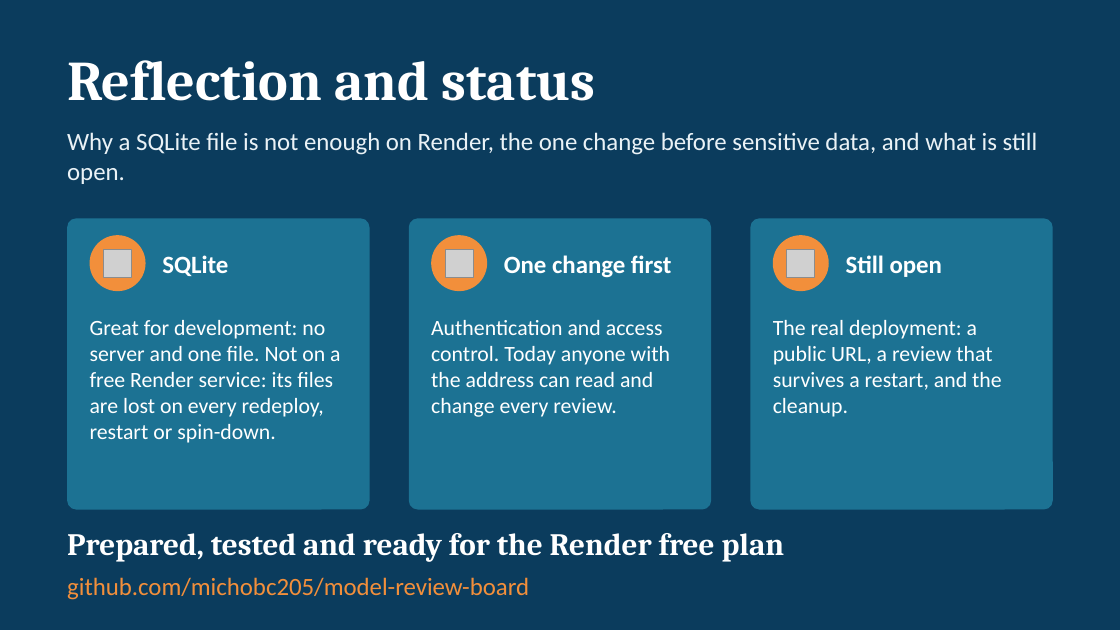
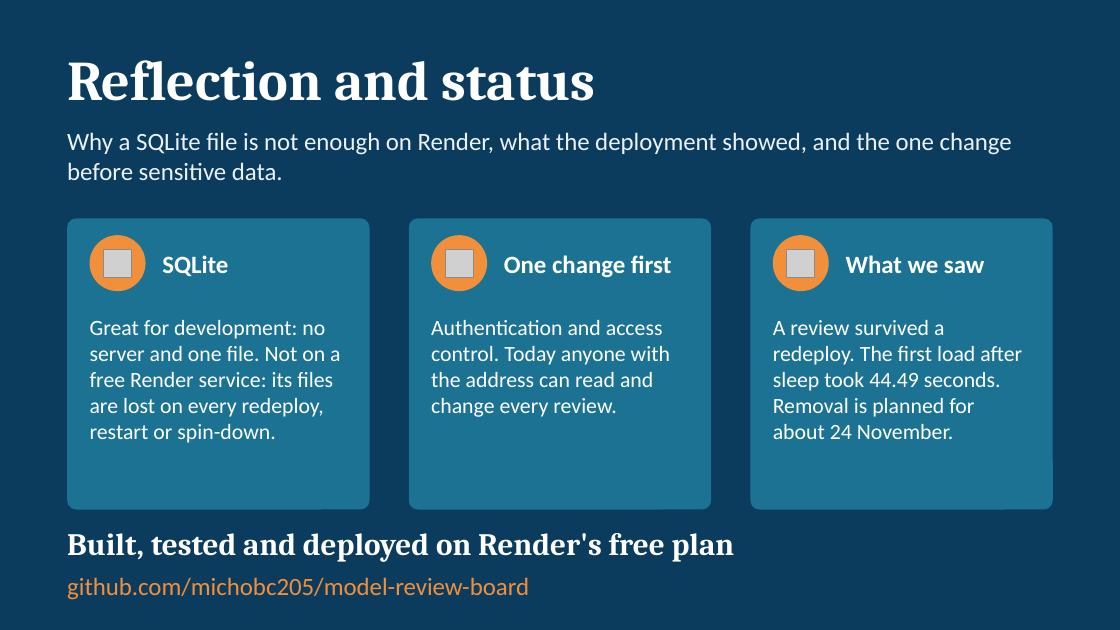
Before and after one commit to michobc205/model-review-board, a slide deck: slide 10 of Model-Review-Board.pptx. Drawn at 1120x630 pixels with LibreOffice and Linux fonts; fonts in the diff are those of the drawing; grey boxes stand for pictures. Boxes give left, top, right and bottom in pixels: in the first picture for what was removed or moved away, otherwise in the second. Text is boxed around its words. In the diff, an @@ line names an element or a change of style, - is before the commit and + after.

Commit message:
Update slides to the deployed state and add the expiry dates to the README

```diff
--- a/Model-Review-Board.pptx
+++ b/Model-Review-Board.pptx
@@ text at [67, 132, 1012, 180]: text changed @@
-Why a SQLite file is not enough on Render, the one change before sensitive data, and what is still open.
+Why a SQLite file is not enough on Render, what the deployment showed, and the one change before sensitive data.
@@ text at [846, 255, 984, 273]: text changed @@
-Still open
+What we saw
@@ text at [773, 320, 1022, 439]: text changed @@
-The real deployment: a public URL, a review that survives a restart, and the cleanup.
+A review survived a redeploy. The first load after sleep took 44.49 seconds. Removal is planned for about 24 November.
@@ text at [67, 533, 735, 562]: text changed @@
-Prepared, tested and ready for the Render free plan
+Built, tested and deployed on Render's free plan
```
Also in this commit, not shown: 1 other slide changed, 1 other file.
